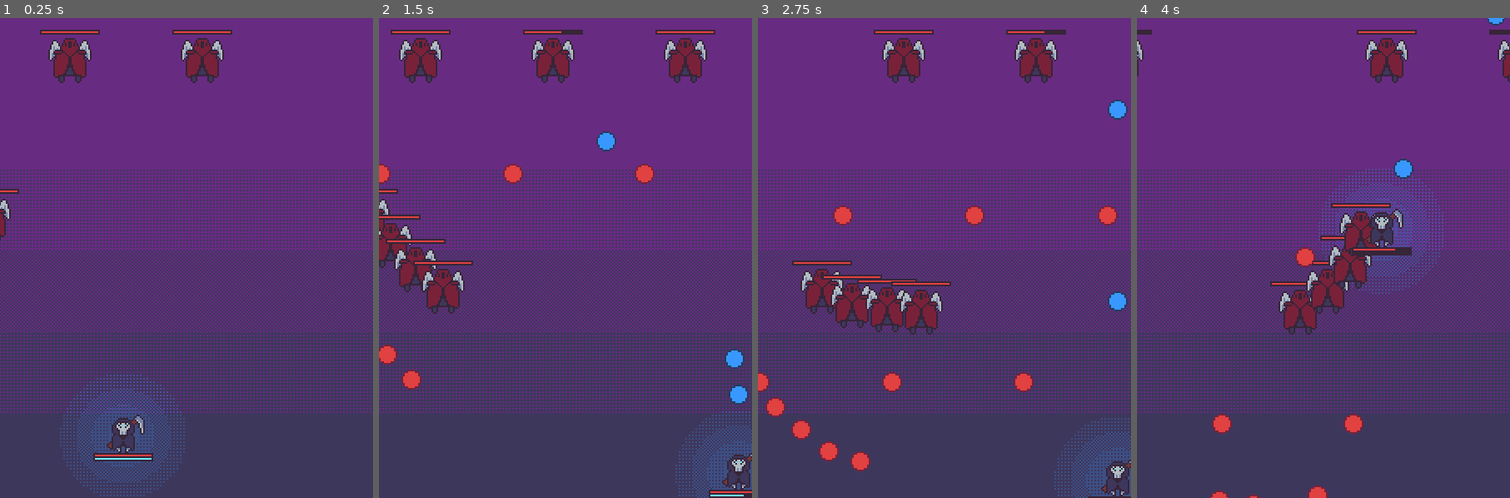
Above: before the commit, frames 1-4 (left to right).
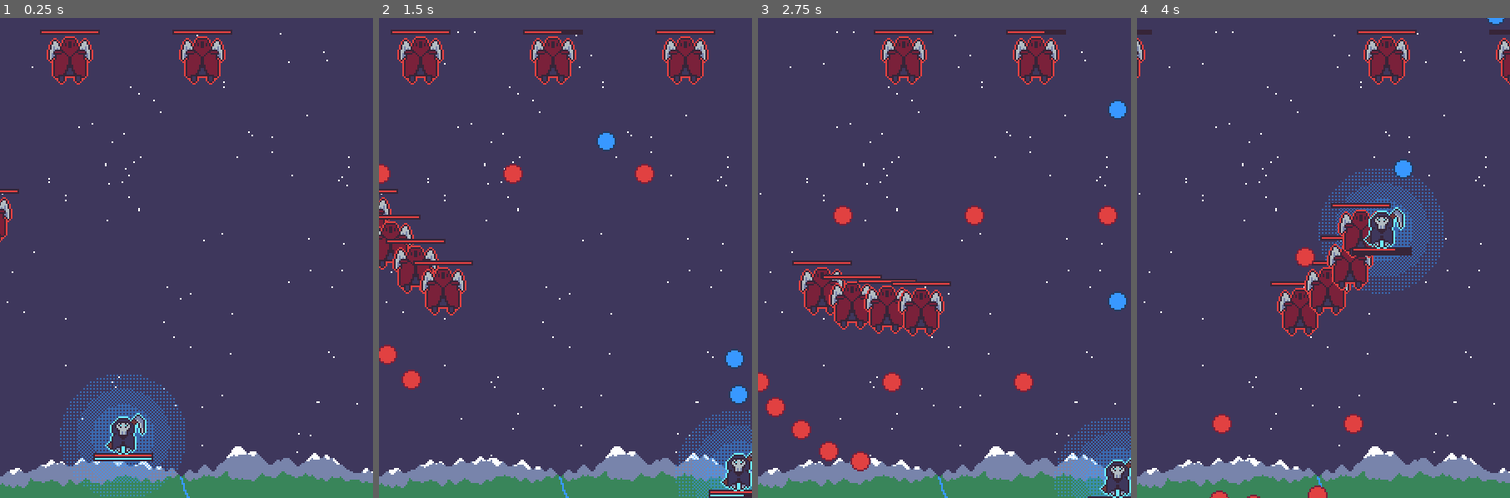
Above: after the commit, the same moments.

Repository: rthurmed/Ceifador
Game: Godot game, scene res://src/Main.tscn
Same seed, same stepped clock (60 frames per second), same inputs: the game is played once before the commit and once after it.
Inputs:
- Up to frame 1 (0.25 s): no input
- Up to frame 2 (1.5 s): hold Right (player_right) 0.53-1.28 s; hold Z (player_shoot) 0.53-1.28 s; hold Down (player_down) from 1.28 s (still down); tap Z (player_shoot) at 1.35 s
- Up to frame 3 (2.75 s): release Down (player_down) at 2.03 s; hold Right (player_right) from 2.03 s (still down); hold Z (player_shoot) from 2.03 s (still down)
- Up to frame 4 (4 s): release Right (player_right) at 2.78 s; release Z (player_shoot) at 2.78 s; hold Up (player_up) 2.78-3.53 s; tap Z (player_shoot) at 2.85 s; hold Left (player_left) from 3.53 s (still down); hold Z (player_shoot) from 3.53 s (still down)

The runs differ from the first frame. In frame 1, 64% of the frame differs, in the area x 0-100%, y 0-100%; in frame 2, 60%; in frame 3, 60%; in frame 4, 61%.

Commit message:
Tweakes on sprites and colors

Diff:
--- a/src/Main.tscn
+++ b/src/Main.tscn
@@ -18,17 +18,10 @@
 [node name="Main" type="Node2D" groups=["stage"]]
 
 [node name="Background" type="Node2D" parent="."]
-z_index = -5
-
-[node name="ColorRect" type="ColorRect" parent="Background"]
-margin_left = -10.0
-margin_top = -8.0
-margin_right = 234.0
-margin_bottom = 301.0
-color = Color( 0.215686, 0.145098, 0.219608, 1 )
+position = Vector2( 112, 144 )
+z_index = -20
 
 [node name="Sprite" type="Sprite" parent="Background"]
-position = Vector2( 112, 144 )
 texture = ExtResource( 4 )
 
 [node name="Enemy1Path" type="Path2D" parent="."]
--- a/src/enemy/Enemy.tscn
+++ b/src/enemy/Enemy.tscn
@@ -2,7 +2,7 @@
 
 [ext_resource path="res://src/enemy/Enemy.gd" type="Script" id=1]
 [ext_resource path="res://assets/ruler.png" type="Texture" id=2]
-[ext_resource path="res://assets/sprites/enemy-tier1.png" type="Texture" id=3]
+[ext_resource path="res://assets/sprites/enemy-tier1-outline.png" type="Texture" id=3]
 [ext_resource path="res://src/common/Gun.tscn" type="PackedScene" id=4]
 [ext_resource path="res://src/enemy/EnemyBullet.tscn" type="PackedScene" id=5]
 [ext_resource path="res://src/common/Health.tscn" type="PackedScene" id=6]
--- a/src/player/Player.tscn
+++ b/src/player/Player.tscn
@@ -13,7 +13,7 @@
 [ext_resource path="res://assets/sfx/hitHurt-out-of-ammo-player.wav" type="AudioStream" id=11]
 [ext_resource path="res://assets/ball.png" type="Texture" id=12]
 [ext_resource path="res://assets/sfx/powerUp.wav" type="AudioStream" id=13]
-[ext_resource path="res://assets/sprites/player.png" type="Texture" id=14]
+[ext_resource path="res://assets/sprites/player-outline.png" type="Texture" id=14]
 
 [sub_resource type="CapsuleShape2D" id=3]
 radius = 8.0
@@ -62,7 +62,7 @@
 default_color = Color( 0.431373, 0.933333, 1, 1 )
 
 [node name="Sprite" type="Sprite" parent="StealArea"]
-modulate = Color( 1, 1, 1, 0.247059 )
+modulate = Color( 1, 1, 1, 0.498039 )
 texture = ExtResource( 3 )
 
 [node name="Progress" type="TextureProgress" parent="StealArea"]
Binary file removed: assets/sprites/background.aseprite
Binary file changed: assets/sprites/background.png
Binary file added: assets/sprites/enemy-tier1-outline.png
Not shown, added: assets/sprites/enemy-tier1-outline.png.import
Binary file added: assets/sprites/player-outline.png
Not shown, added: assets/sprites/player-outline.png.import
